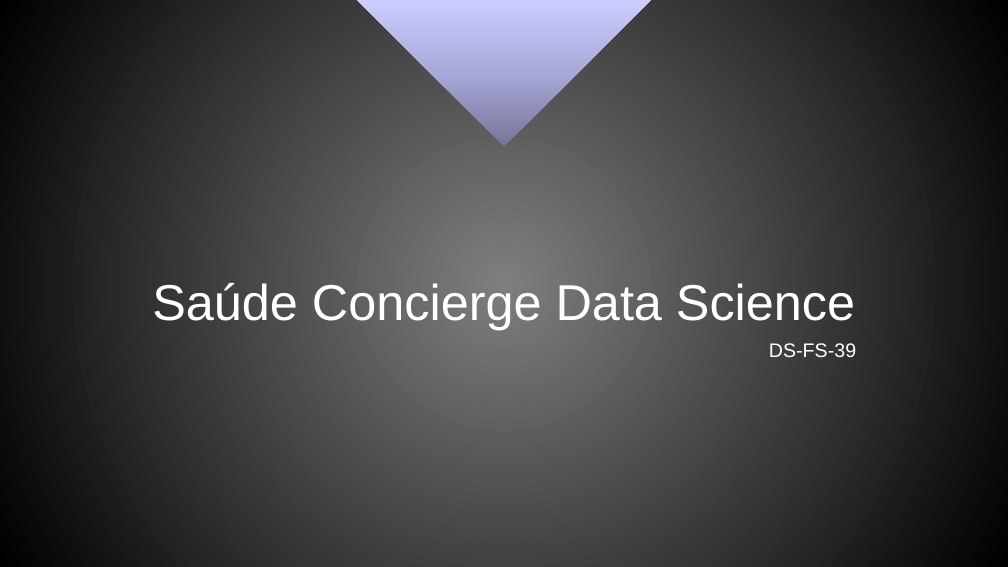
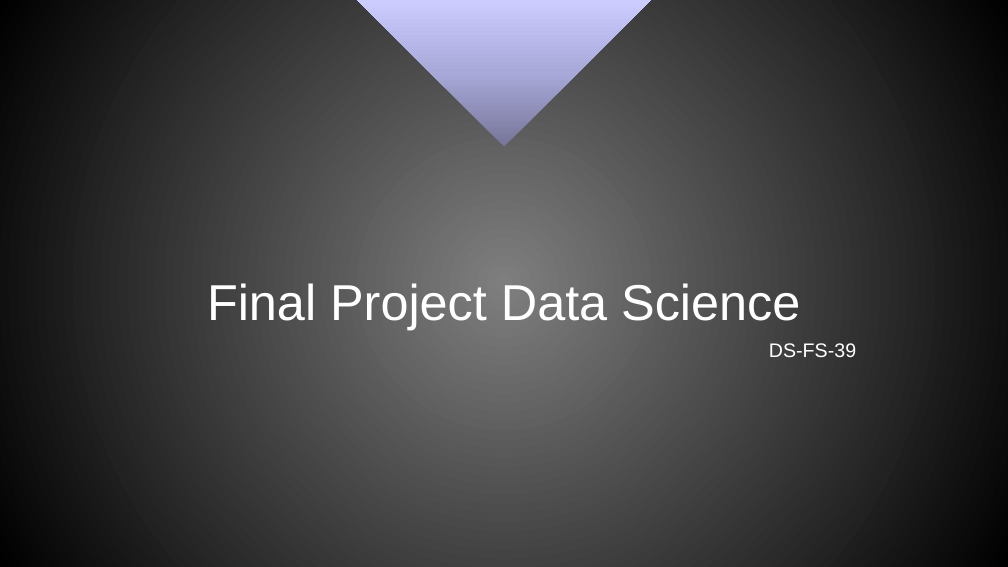
Before and after one commit to fagundesdeveloper/FelipeFagundes_GA, a slide deck: slide 1 of Final Project.pptm. Drawn at 1008x567 pixels with LibreOffice and Linux fonts; fonts in the diff are those of the drawing. Boxes give left, top, right and bottom in pixels: in the first picture for what was removed or moved away, otherwise in the second. Text is boxed around its words. In the diff, an @@ line names an element or a change of style, - is before the commit and + after.

Commit message:
changes

```diff
--- a/Final Project.pptm
+++ b/Final Project.pptm
@@ text at bbox=[207, 283, 800, 329]: text changed @@
-Saúde Concierge Data Science
+Final Project Data Science
```
Also in this commit, not shown: 3 other slides changed.
